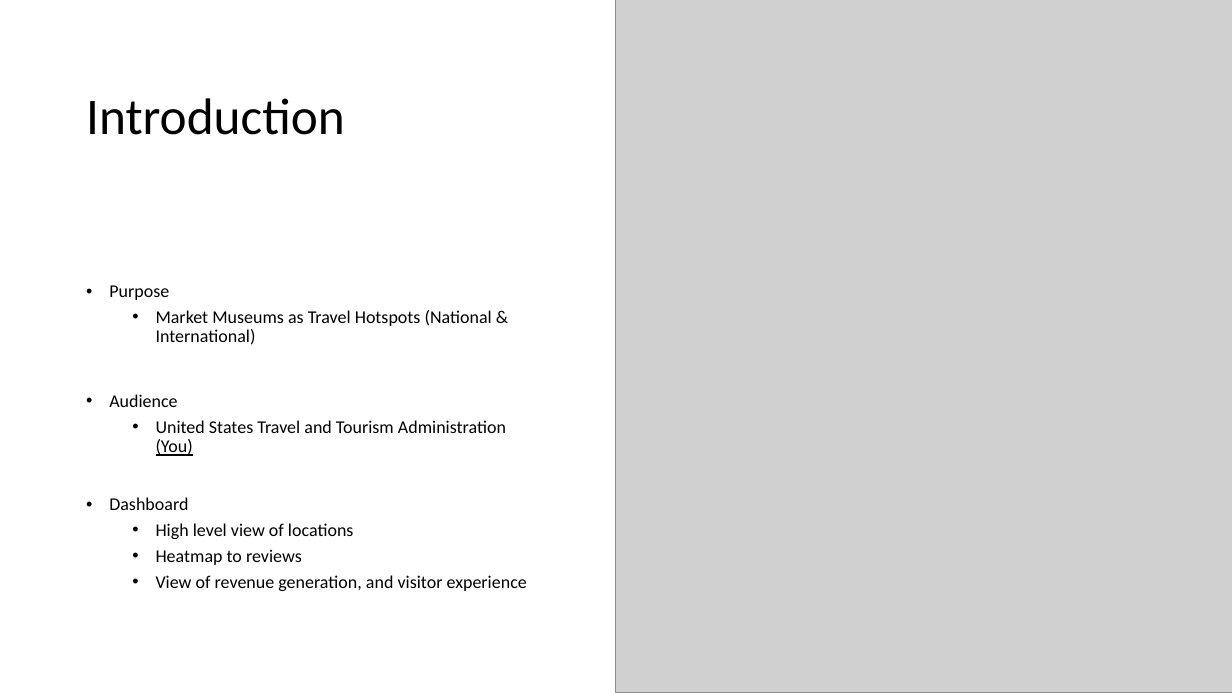
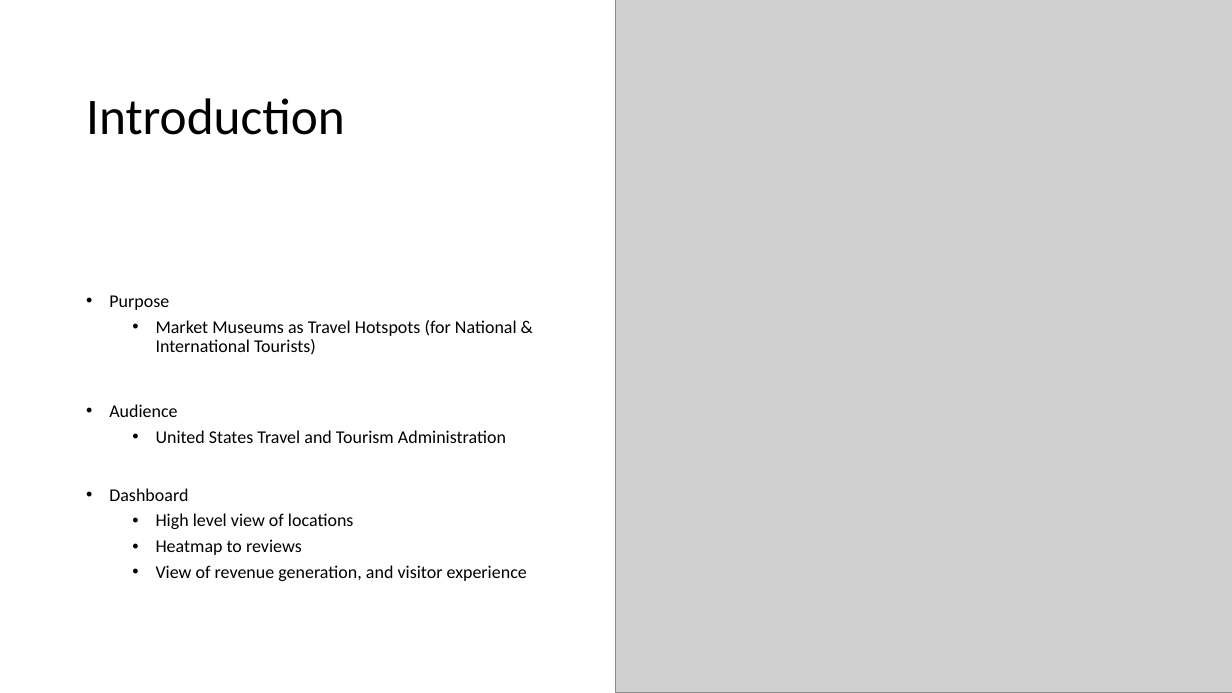
Before and after one commit to JackyUT2023/project3-group8, a slide deck: slide 3 of Project 3 Group 8 - Museums of the United States.pptx. Drawn at 1232x693 pixels with LibreOffice and Linux fonts; fonts in the diff are those of the drawing; grey boxes stand for pictures. Boxes give left, top, right and bottom in pixels: in the first picture for what was removed or moved away, otherwise in the second. Text is boxed around its words. In the diff, an @@ line names an element or a change of style, - is before the commit and + after.

Commit message:
Slide Deck Update 2.0

```diff
--- a/Project 3 Group 8 - Museums of the United States.pptx
+++ b/Project 3 Group 8 - Museums of the United States.pptx
@@ text at bbox=[156, 320, 517, 355]: text changed @@
-  • Market Museums as Travel Hotspots (National & International)
+  • Market Museums as Travel Hotspots (for National & International Tourists)
@@ text at bbox=[156, 430, 506, 443]: text changed @@
-  • United States Travel and Tourism Administration (You)
+  • United States Travel and Tourism Administration
```
Also in this commit, not shown: 5 other slides changed.
